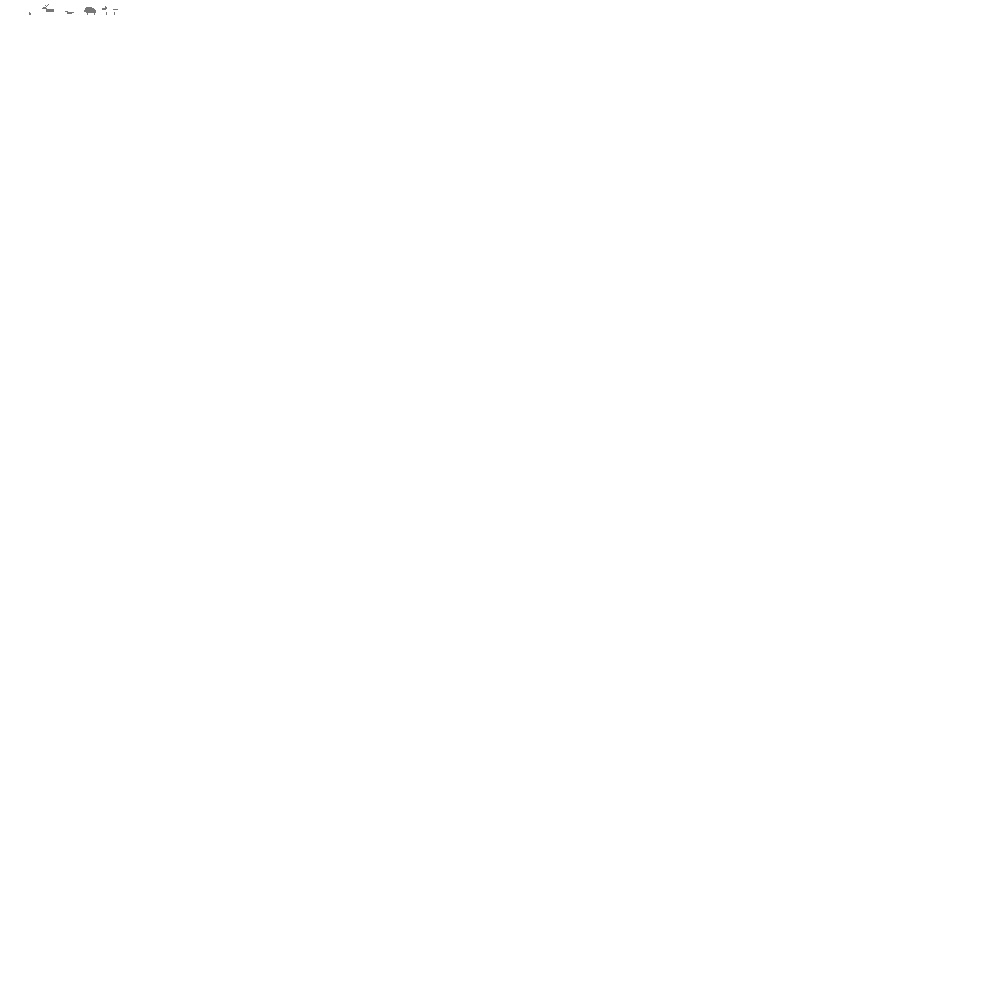
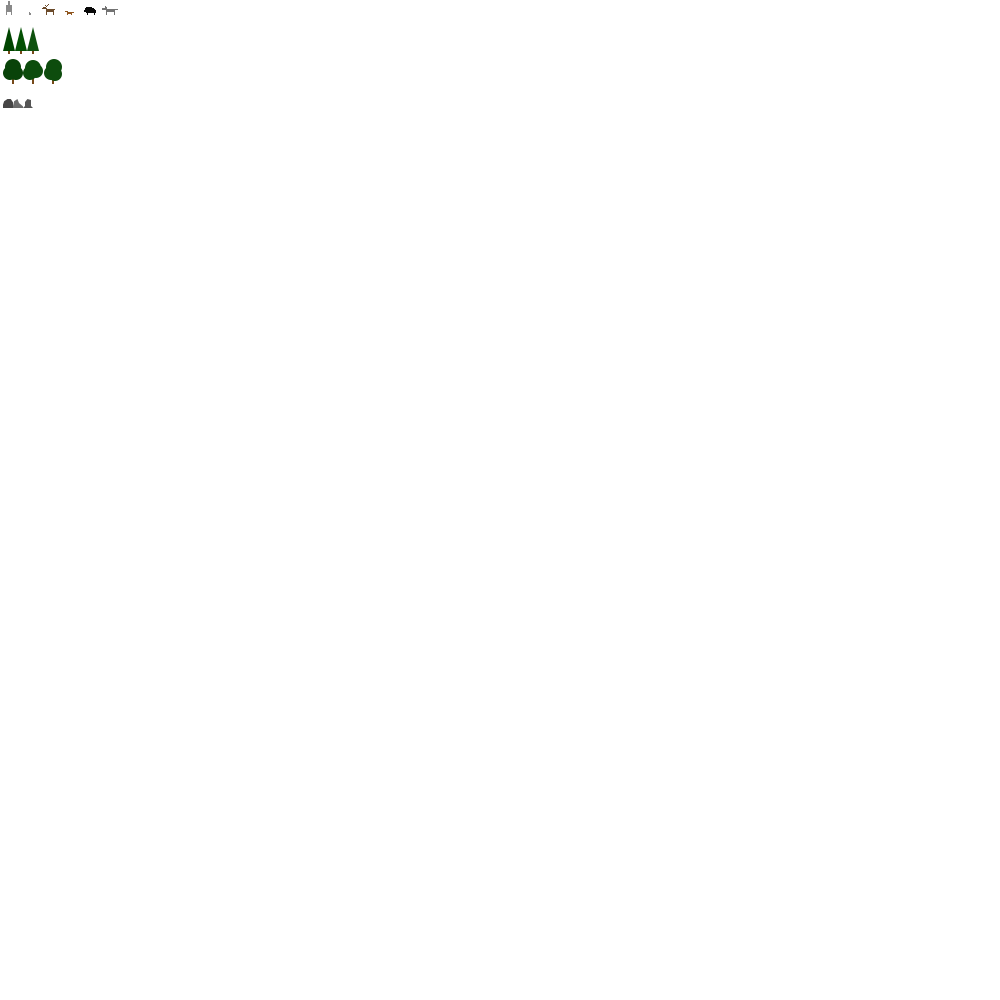
Layers edited between the first and the second 1000 x 1000 image:
added group "Trees" with 18 layers above "Rocks" over [3, 27, 62, 84]
added group "Deciduous-2" with 2 layers in group "Trees" over [44, 59, 62, 84]
added layer "Ellipse 1" (1st of 3, in "Trees" › "Deciduous-2") in group "Deciduous-2" over [44, 59, 62, 81]
added group "Deciduous-1" with 2 layers in group "Trees" over [23, 60, 43, 84]
added layer "Ellipse 1" (2nd of 3, in "Trees" › "Deciduous-1") in group "Deciduous-1" over [23, 60, 43, 80]
added group "Deciduous-0" with 2 layers in group "Trees" over [3, 59, 23, 84]
added layer "Ellipse 1" (3rd of 3, in "Trees" › "Deciduous-0") in group "Deciduous-0" over [3, 59, 23, 80]
added group "Conifer-2" with 2 layers in group "Trees" over [27, 27, 39, 54]
added layer "Rectangle 1 copy" (1st of 3, in "Trees" › "Conifer-2") in group "Conifer-2" over [27, 27, 39, 51]
added group "Conifer-1" with 2 layers in group "Trees" over [15, 27, 27, 54]
added layer "Rectangle 1 copy" (2nd of 3, in "Trees" › "Conifer-1") in group "Conifer-1" over [15, 27, 27, 51]
added group "Conifer-0" with 2 layers in group "Trees" over [3, 27, 15, 54]
added layer "Rectangle 1 copy" (3rd of 3, in "Trees" › "Conifer-0") in group "Conifer-0" over [3, 27, 15, 51]
added group "Rocks" with 3 layers above "Layer 1" over [3, 99, 33, 108]
added layer "Rock-0 copy 2" in group "Rocks" over [23, 99, 33, 108]
added layer "Rock-0 copy" in group "Rocks" over [13, 99, 23, 108]
added layer "Rock-0" in group "Rocks" over [3, 99, 13, 108]
